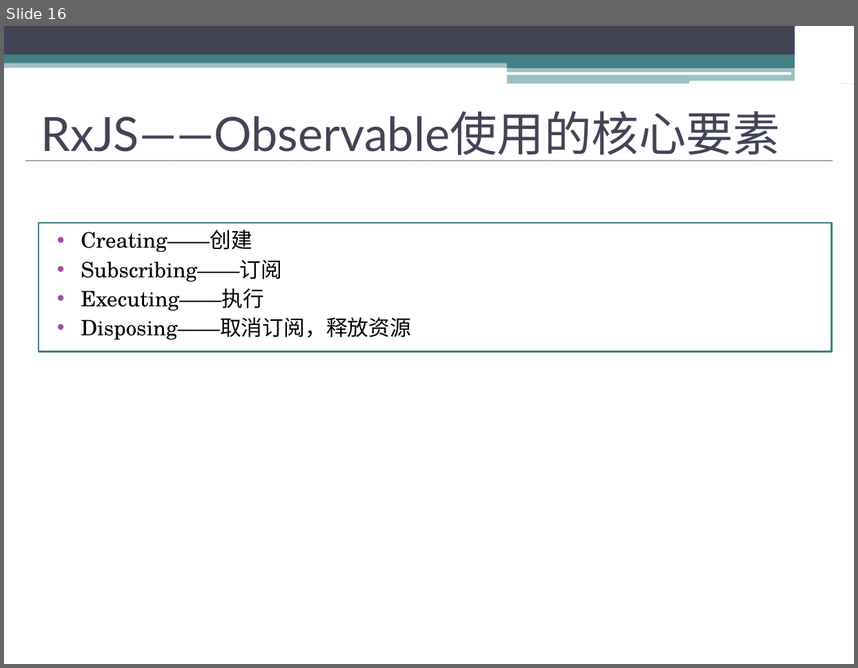
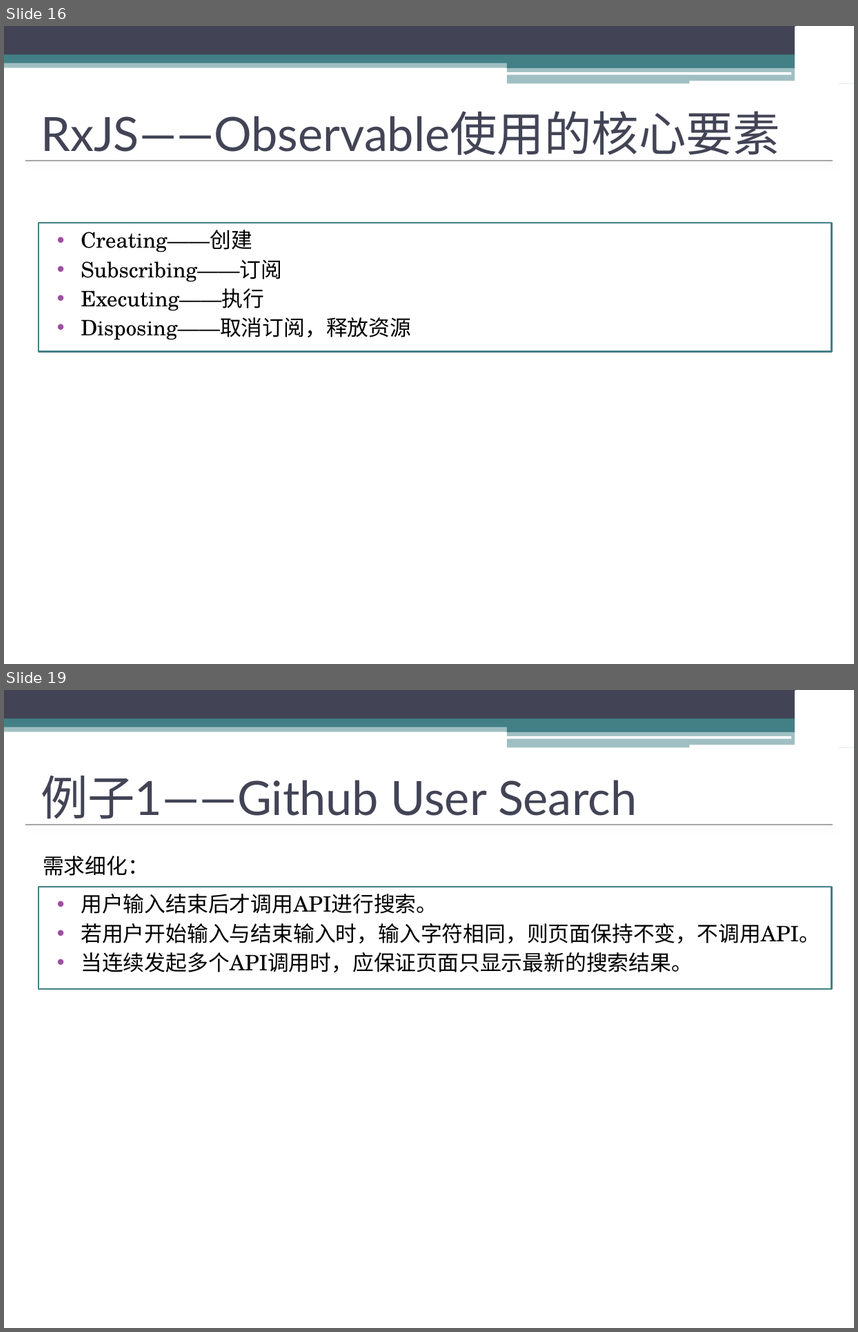
Before and after one commit to watermoonlx/rxjs_demo, a slide deck: Rxjs分享/New Microsoft PowerPoint Presentation.pptx. Shown one above the other, each under a label of ours: slide 16 before the commit, slides 16 and 19 after it; the slides between them are not shown. The pictures are 858x668 and 858x1332 pixels, drawn with LibreOffice and Linux fonts; fonts in the diff are those of the drawing; background and template pictures are left out. Boxes give left, top, right and bottom in pixels: in the first picture for what was removed or moved away, otherwise in the second. Text is boxed around its words. In the diff, an @@ line names an element or a change of style, - is before the commit and + after.

```diff
--- a/Rxjs分享/New Microsoft PowerPoint Presentation.pptx
+++ b/Rxjs分享/New Microsoft PowerPoint Presentation.pptx
@@ slide 19 added at [4, 690, 854, 1328], background #FFFFFF; not listed: 15 template elements that a slide beside it also shows @@
@@ title added at [41, 776, 637, 825], 40 pt, text #424456 @@
+例子1——Github User Search
@@ text added at [43, 856, 149, 876], 18 pt, text #000000 @@
+需求细化：
@@ text added at [38, 887, 831, 988], fill #FFFFFF, outline #438086 1.5 pt, 18 pt, text #000000 @@
+• 用户输入结束后才调用API进行搜索。
+• 若用户开始输入与结束输入时，输入字符相同，则页面保持不变，不调用API。
+• 当连续发起多个API调用时，应保证页面只显示最新的搜索结果。
```
Also in this commit, not shown: 4 slides changed, 4 other slides added, 27 other files.
